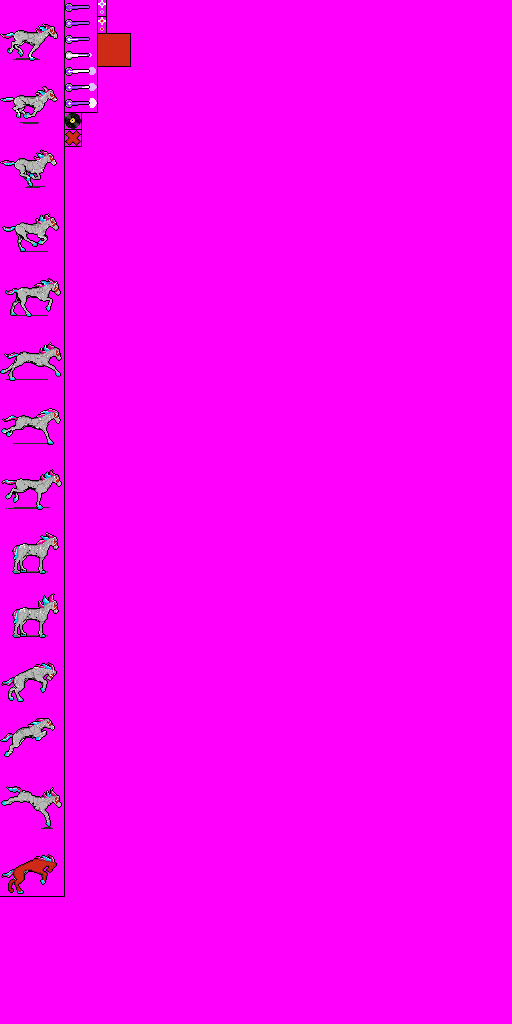
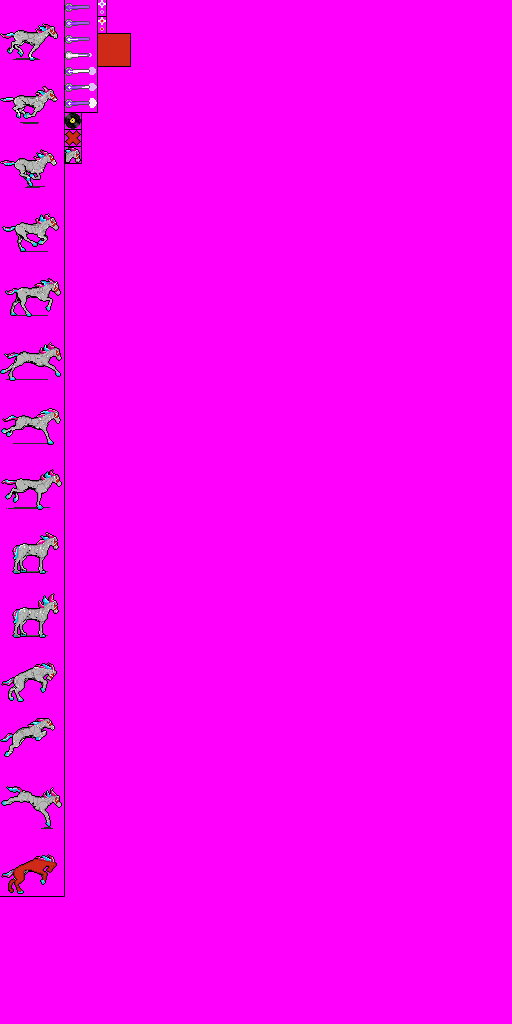
The second 512px x 1024px image is a revision of the first. Changes to its layers:
moved "Separators" above "Horse hitbox", painted on it over [65, 3, 90, 164]
added layer "Live" above "x" over [65, 147, 81, 163]
renamed "Outline" to "Horse outline", moved it above "Jump" over [65, 3, 90, 164]
